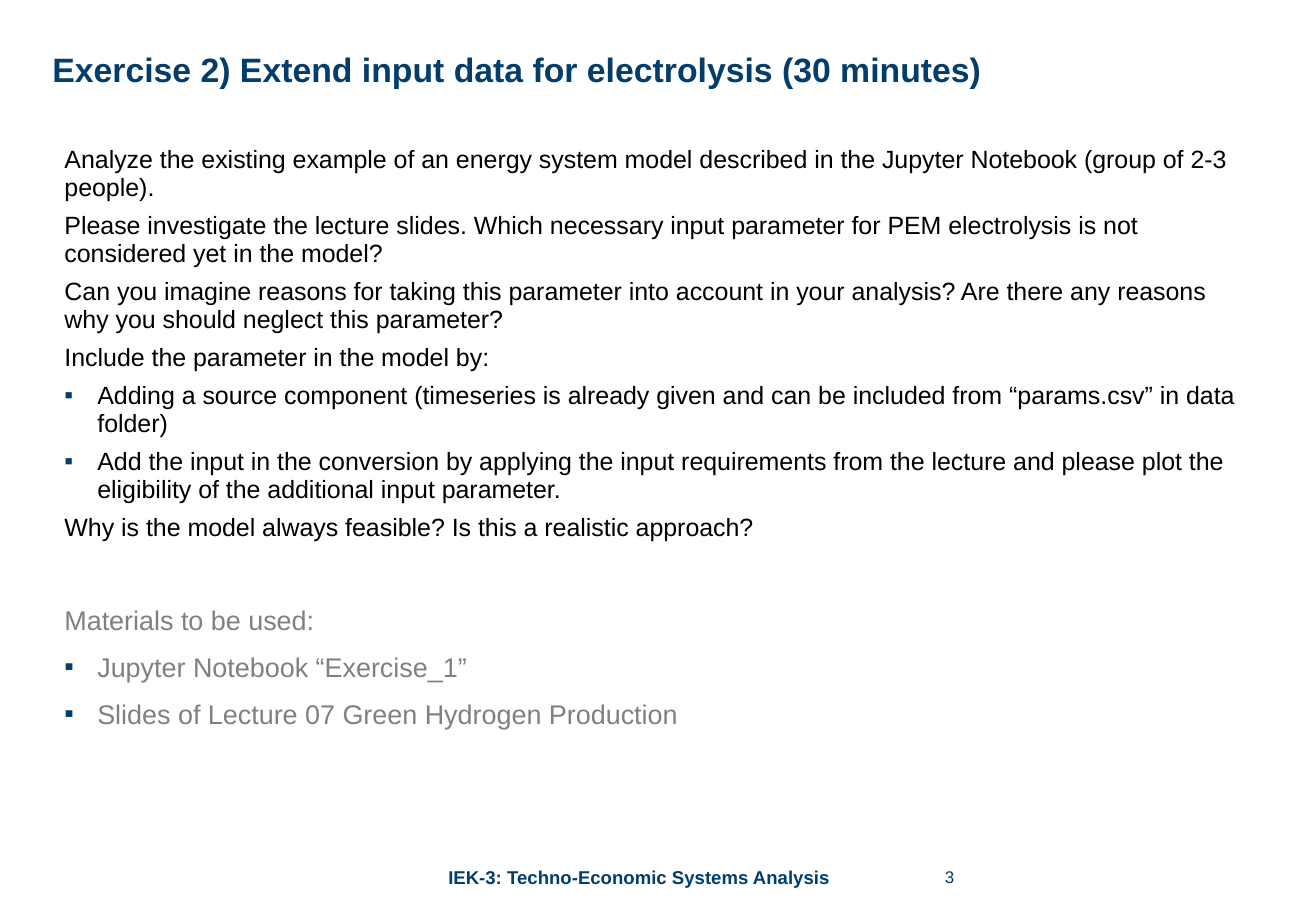
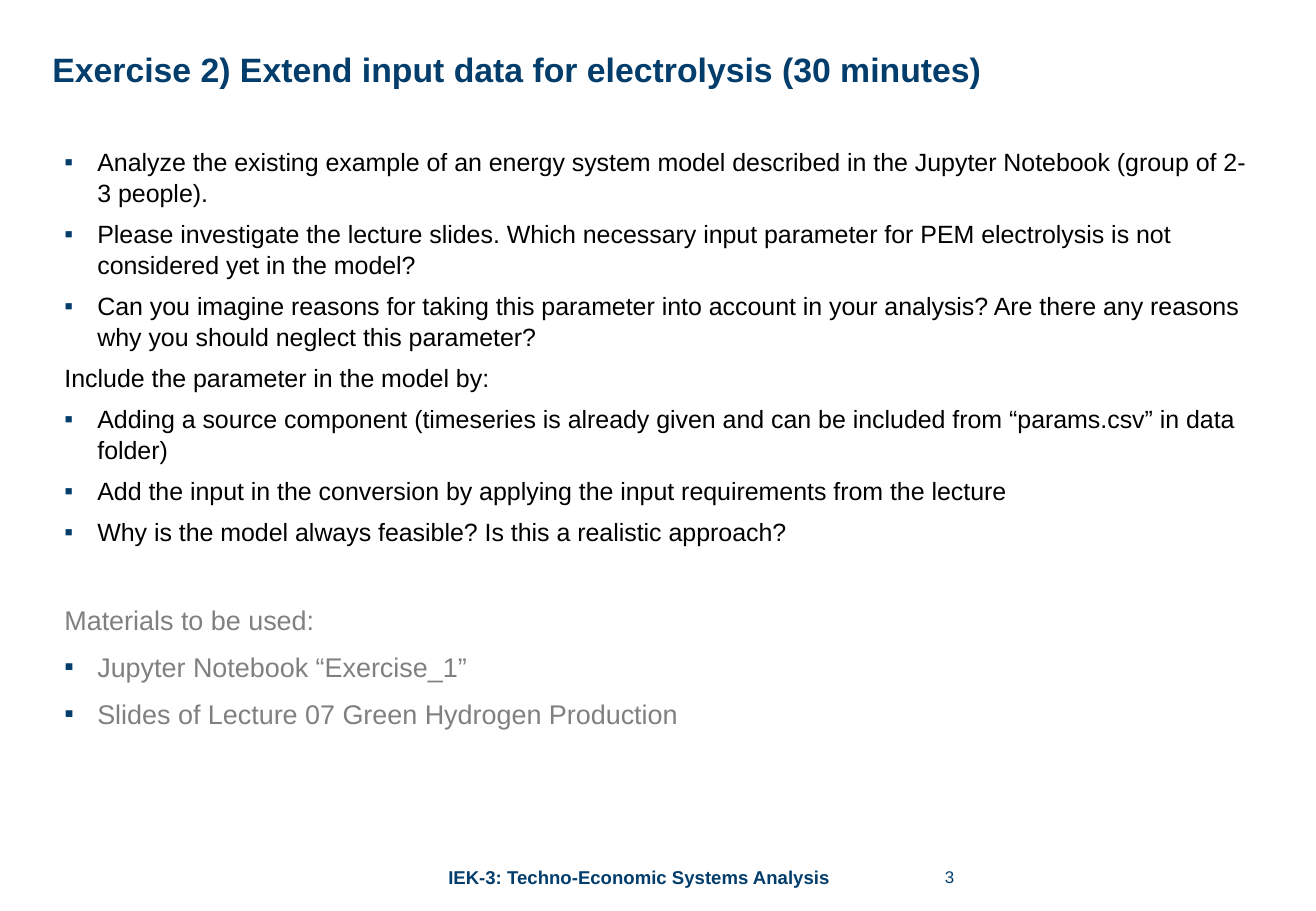
Before and after one commit to chrisjwin/IMP_EGH_ICE2, a slide deck: slide 3 of student_files/exercises/Unit_07_GreenHydrogenProduction/Unit07_GreenHydrogenProduction.pptx. Drawn at 1316x911 pixels with LibreOffice and Linux fonts; fonts in the diff are those of the drawing; background and template pictures are left out. Boxes give left, top, right and bottom in pixels: in the first picture for what was removed or moved away, otherwise in the second. Text is boxed around its words. In the diff, an @@ line names an element or a change of style, - is before the commit and + after.

```diff
--- a/student_files/exercises/Unit_07_GreenHydrogenProduction/Unit07_GreenHydrogenProduction.pptx
+++ b/student_files/exercises/Unit_07_GreenHydrogenProduction/Unit07_GreenHydrogenProduction.pptx
@@ text at box(64, 153, 1245, 547): bullet none to ▪; line spacing 0.93 to 1.03 @@
@@ text at box(97, 482, 1007, 506): text changed @@
-▪ Add the input in the conversion by applying the input requirements from the lecture and please plot the eligibility of the additional input parameter.
+▪ Add the input in the conversion by applying the input requirements from the lecture
```
Also in this commit, not shown: 2 other slides changed, 4 other files.
